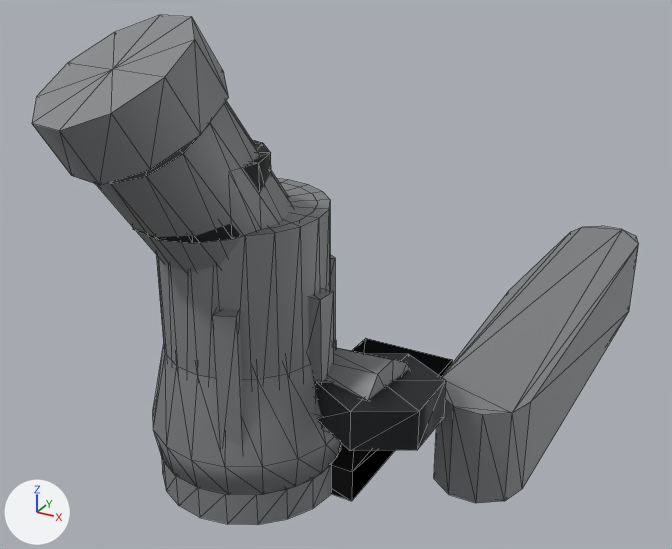
The glTF model porsche-911sc-engine/parts/breather-lid.glb: old version first, new version second.
Camera for both pictures: a 50 mm camera at (-9.9, -243.5, 178.4) aimed at (-52.5, -166.1, 139.7). Lighting does not change. The marker at lower left points along +X, +Y and +Z. The older version comes first. Mesh edges are drawn as thin lines. Where no turn or scale is listed for an object, it has been applied to the vertices. Vertices at exactly the same position are counted once.

Names of what the first picture shows: 'breather-lid:bore', 'breather-lid:castAlu', 'breather-lid:darkSteel'.
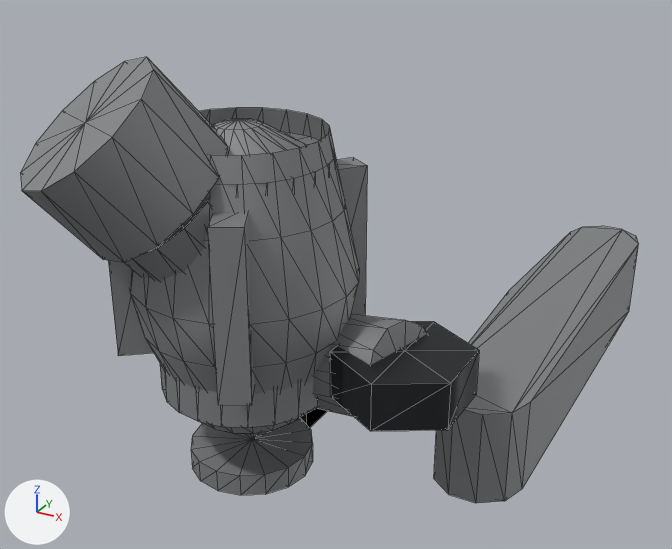
Where the newer file only moved an object's origin or applied its transform, the numbers keep the older frame.

Edits to the bpy script that builds the scene:
```text
Change me_mesh_0:
    used by ob_breather_lid_castalu; parent = ob_breather_lid; location = (-44.72, -159.7, 145.5); scale = (42.1, 42.1, 42.1)
    remove me_mesh_0.from_pydata(...)  # 322 vertices, 576 faces; spans x -0.34..0.34, y -1.0..1.0, z -0.56..0.56
    add me_mesh_0.from_pydata(...)  # 443 vertices, 764 faces; spans x -0.38..0.38, y -1.0..1.0, z -0.53..0.53
    me_mesh_0 part 1: the loose piece of 26 vertices spanning x 0.1..0.34, y -0.3..1.0, z -0.56..-0.32 is moved by (0.03, 0.0, 0.03)
    me_mesh_0 part 2: a new loose piece, a 16-sided cylinder along z spanning x -0.221..0.037, y -0.76..-0.503, z -0.335..-0.287, in mat_castalu (grey #96989a)
    me_mesh_0 part 3: a new loose piece, a box spanning x -0.092..-0.045, y -0.488..-0.202, z -0.335..-0.287, in mat_castalu (grey #96989a)
    me_mesh_0 part 4: a new loose piece, a 22-sided cylinder along z spanning x -0.27..0.08, y -0.81..-0.45, z -0.14..0.33, in mat_castalu (grey #96989a)
    me_mesh_0 part 5: the loose piece of 8 vertices spanning x -0.1..-0.03, y -0.81..-0.72, z -0.25..0.06 is turned -74.4 degrees about the z axis through its middle and scaled by 1.09, then moved by (-0.19, 0.0, 0.21)
    me_mesh_0 part 6: the loose piece of 8 vertices spanning x -0.02..0.07, y -0.66..-0.61, z -0.25..0.06 is turned -57.3 degrees about the z axis through its middle and scaled by 1.09, then moved by (-0.02, -0.18, 0.21)
    me_mesh_0 part 7: the loose piece of 8 vertices spanning x -0.09..-0.01, y -0.54..-0.45, z -0.25..0.06 is scaled about its middle by (1.29, 1.14, 1.08), then moved by (0.07, 0.04, 0.21)
    me_mesh_0 part 8: the loose piece of 195 vertices spanning x -0.32..0.11, y -0.83..-0.1, z -0.39..0.2 is rebuilt with 120 vertices and now spans x -0.32..0.13, y -0.86..-0.41, z -0.19..0.38
    me_mesh_0 part 9: the loose piece of 47 vertices spanning x -0.34..0.0, y -1.0..-0.52, z 0.03..0.56 is rebuilt with 55 vertices and now spans x -0.38..0.03, y -1.0..-0.52, z 0.01..0.53
    me_mesh_0 part 10: a new loose piece of 80 vertices spanning x -0.27..0.09, y -0.81..-0.45, z 0.24..0.4, in mat_castalu (grey #96989a)
    me_mesh_0 part 11: a new loose piece of 26 vertices spanning x 0.02..0.28, y -0.7..-0.46, z -0.19..0.05, in mat_castalu (grey #96989a)
    me_mesh_0 part 12: 22 vertices removed from x -0.02..0.2, y -0.69..-0.49, z -0.26..-0.07
    other edits to the shape of me_mesh_0 do not show in these pictures
Change me_mesh_1:
    used by ob_breather_lid_bore; parent = ob_breather_lid; location = (-51.0, -190.0, 156.5); scale = (5.4, 5.4, 5.4)
    remove me_mesh_1.from_pydata(...)  # 48 vertices, 72 faces; spans x -1.0..1.0, y -1.0..1.0, z -0.46..0.46
    add me_mesh_1.from_pydata(...)  # 22 vertices, 40 faces; spans x -0.78..0.78, y -0.9..0.9, z -1.0..1.0
    me_mesh_1 part 13: the whole mesh is rebuilt
Change me_mesh_2:
    used by ob_breather_lid_darksteel; location = (-38.0, -185.0, 139.0)
    remove me_mesh_2.from_pydata(...)  # 14 vertices, 24 faces; spans x -4.5..4.5, y -5.2..5.2, z -1.75..1.75
    add me_mesh_2.from_pydata(...)  # 14 vertices, 24 faces; spans x -3.0..7.0, y -5.77..5.77, z 1.0..5.0
    me_mesh_2 part 14: the whole mesh is scaled about its middle by (1.11, 1.11, 1.14), then moved by (2.0, 0.0, 3.0)
Change ob_breather_lid_castalu:
    ob_breather_lid_castalu.location: (-44.72, -159.7, 145.5) -> (-46.13, -159.5, 144.0)
    ob_breather_lid_castalu.scale: (42.1, 42.1, 42.1) -> (41.9, 41.9, 41.9)
```

Where the change shows, as pixel boxes (x1, y1, x2, y2) in the pictures (672 x 549 px; the box of a moved part takes in the faces that stretch with it):
'breather-lid:castAlu', reshaped, moved, rescaled (13% shorter)
    before: (32, 15, 639, 525)
    after: (20, 57, 639, 503)
'breather-lid:darkSteel', moved, rescaled (15% wider, 12% taller)
    before: (316, 354, 446, 451)
    after: (330, 322, 479, 431)
'breather-lid:bore', reshaped (not visible afterwards)
    before: (133, 140, 271, 243)
part 1 of me_mesh_0, moved or reshaped
    both: (434, 226, 639, 503)
part 2 of me_mesh_0, added
    after: (191, 418, 313, 495)
part 3 of me_mesh_0, added
    after: (299, 408, 327, 428)
part 4 of me_mesh_0, added
    after: (160, 132, 335, 428)
part 5 of me_mesh_0, moved or reshaped
    before: (212, 309, 243, 448)
    after: (108, 260, 154, 356)
part 6 of me_mesh_0, moved or reshaped
    before: (308, 288, 333, 387)
    after: (207, 213, 255, 405)
part 7 of me_mesh_0, moved or reshaped
    before: (330, 255, 335, 347)
    after: (337, 158, 367, 316)
part 8 of me_mesh_0, rebuilt (23% narrower, 6% shorter)
    before: (153, 178, 452, 525)
    after: (129, 108, 359, 433)
part 9 of me_mesh_0, rebuilt
    before: (32, 15, 294, 274)
    after: (20, 57, 228, 282)
part 10 of me_mesh_0, added
    after: (213, 118, 306, 155)
part 11 of me_mesh_0, added
    after: (313, 314, 427, 416)
part 12 of me_mesh_0, deleted
    before: (314, 347, 409, 432)
